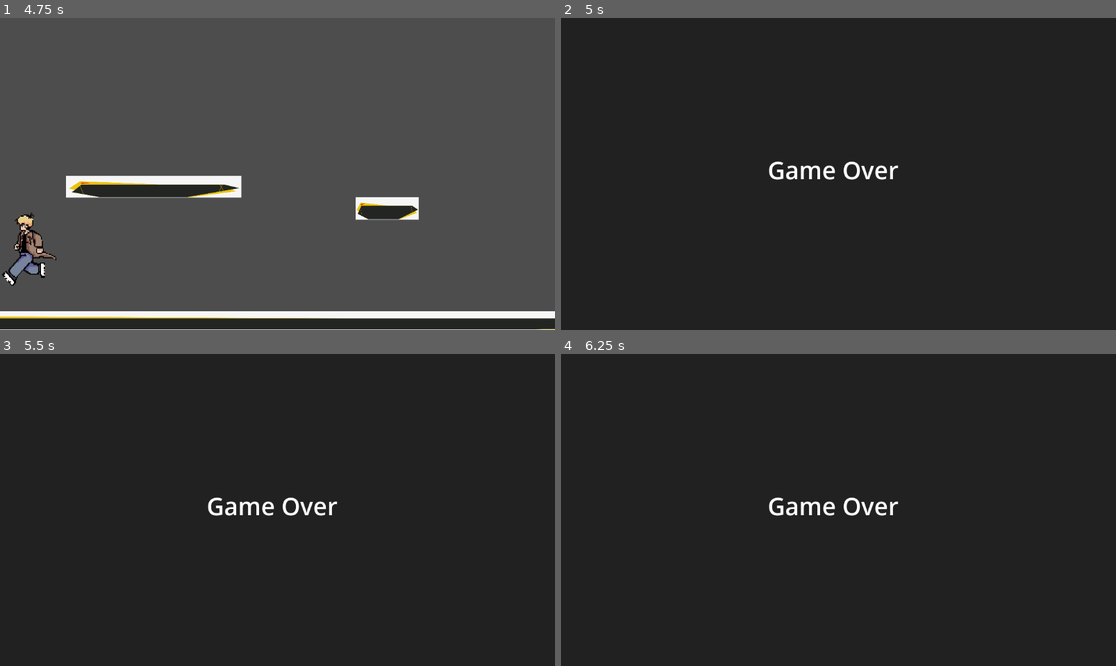
Above: before the commit, frames 1-4 (two rows, left to right).
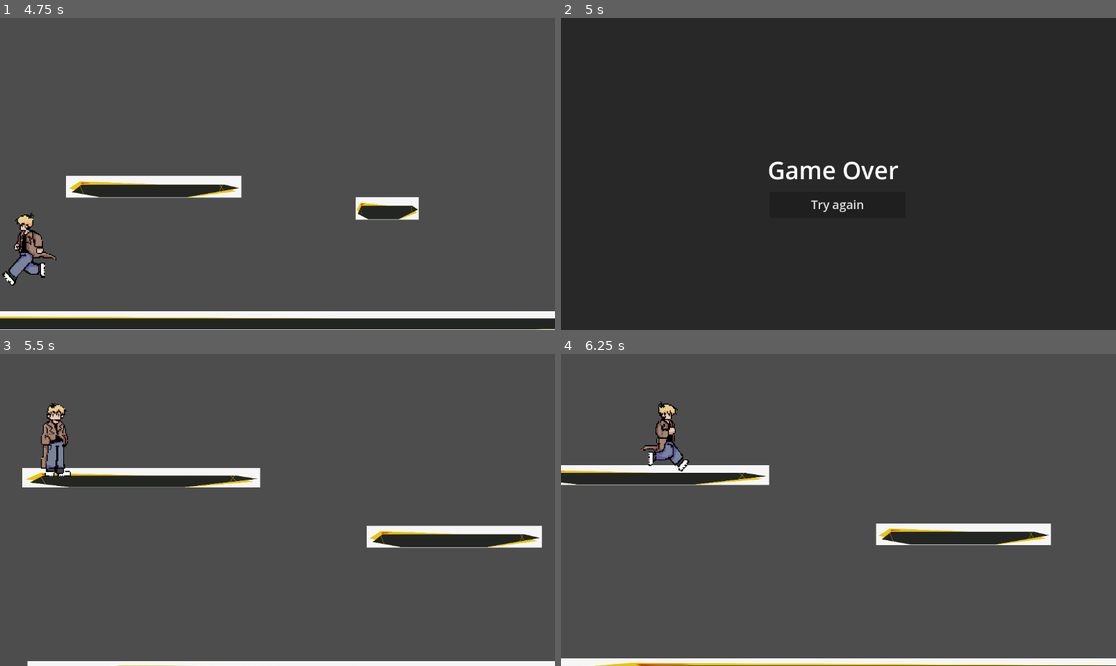
Above: after the commit, the same moments.

Repository: FelAnk/Game-Projekt
Game: Godot game, scene res://level.tscn
Two runs of this game, one before a commit and one after it. Both use one fixed random seed, a clock stepped at 60 frames per second and the inputs below.
Inputs (mouse positions are in pixels of both pictures, inside the frame that each line leads up to):
- Up to frame 1 (4.75 s): hold D (move_right) 0.53-2.03 s; tap Space (jump) at 0.77, 1.52, 3.02, 3.77, 4.52 s; hold A (move_left) 2.03-2.78 s; hold D (move_right) 2.78-4.28 s; hold A (move_left) from 4.28 s (still down)
- Up to frame 2 (5 s): keep holding A (move_left)
- Up to frame 3 (5.5 s): release A (move_left) at 5 s; click (277, 541) at 5 s, where only the run after the commit has a clickable "Try again"
- Up to frame 4 (6.25 s): hold D (move_right) from 5.78 s (still down)

Frame 1 is identical in both runs. In frame 2, 0.1% of the frame differs, in the area x 45-55%, y 58-63%; in frame 3, 98%, in the area x 0-100%, y 0-100%; in frame 4, 98%.

Commit message:
game over - respawn

Diff:
--- a/Player/player.gd
+++ b/Player/player.gd
@@ -43,7 +43,7 @@
 
 	deathwall.body_entered.connect(death)
 
-func death(body) -> void:
+func death(_body) -> void:
 	_transition_to_state(State.DEATH)
 
 
--- /dev/null
+++ b/game_over.gd
@@ -0,0 +1,9 @@
+extends Control
+@onready var respawn_button: Button = %RespawnButton
+
+func _ready() -> void:
+	respawn_button.pressed.connect(respawn)
+
+
+func respawn():
+	get_tree().change_scene_to_file("res://level.tscn")
--- a/game_over.tscn
+++ b/game_over.tscn
@@ -1,4 +1,6 @@
-[gd_scene load_steps=2 format=3 uid="uid://cp7o6rkv55mt7"]
+[gd_scene load_steps=3 format=3 uid="uid://cp7o6rkv55mt7"]
+
+[ext_resource type="Script" uid="uid://88jq04vmk7pe" path="res://game_over.gd" id="1_y26ei"]
 
 [sub_resource type="LabelSettings" id="LabelSettings_xb563"]
 font_size = 50
@@ -10,12 +12,13 @@
 anchor_bottom = 1.0
 grow_horizontal = 2
 grow_vertical = 2
+script = ExtResource("1_y26ei")
 
 [node name="ColorRect" type="ColorRect" parent="."]
 layout_mode = 0
 offset_right = 1153.0
 offset_bottom = 649.0
-color = Color(0, 0, 0, 0.568627)
+color = Color(0, 0, 0, 0.47451)
 
 [node name="Label" type="Label" parent="ColorRect"]
 layout_mode = 0
@@ -25,3 +28,20 @@
 offset_bottom = 350.0
 text = "Game Over"
 label_settings = SubResource("LabelSettings_xb563")
+
+[node name="RespawnButton" type="Button" parent="."]
+unique_name_in_owner = true
+layout_mode = 1
+anchors_preset = 8
+anchor_left = 0.5
+anchor_top = 0.5
+anchor_right = 0.5
+anchor_bottom = 0.5
+offset_left = -143.0
+offset_top = 37.0
+offset_right = 139.0
+offset_bottom = 91.0
+grow_horizontal = 2
+grow_vertical = 2
+theme_override_font_sizes/font_size = 25
+text = "Try again"
Not shown, added: game_over.gd.uid
